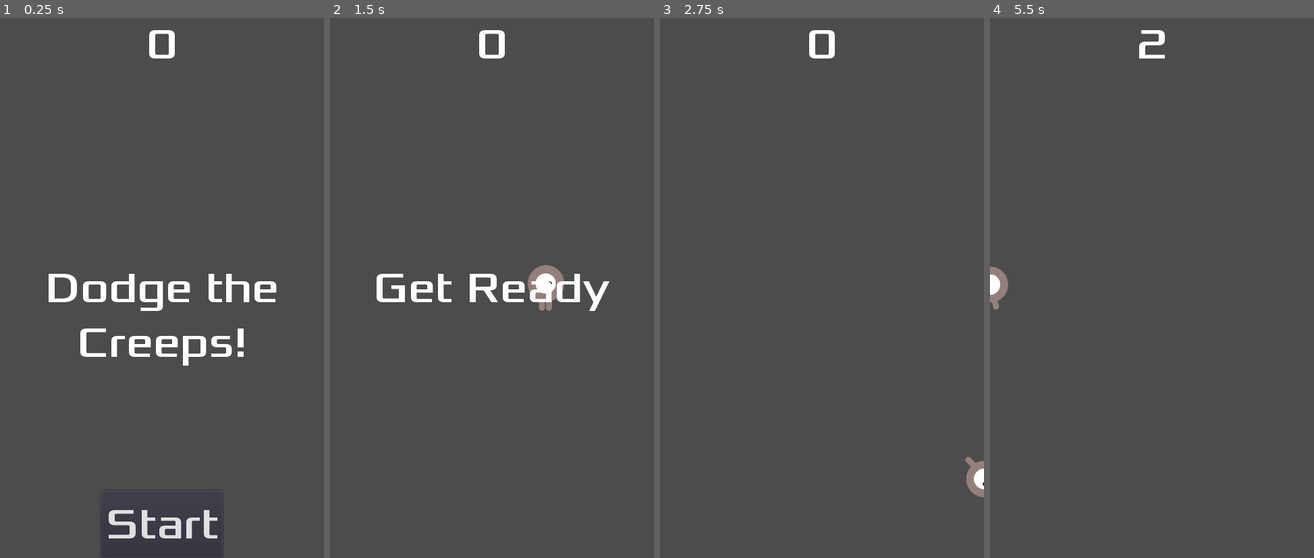
Above: before the commit, frames 1-4 (left to right).
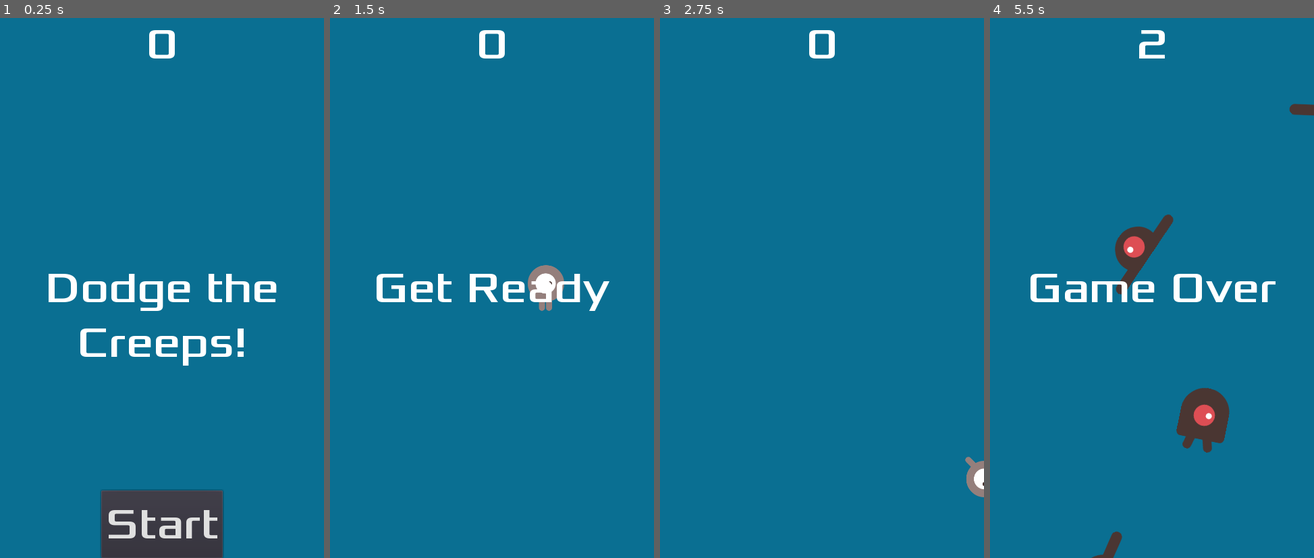
Above: after the commit, the same moments.

Repository: MarlonC-A/learning-godot-on-lockdown
Game: Godot game, scene res://Main.tscn
Two runs of this game, one before a commit and one after it. Both use one fixed random seed, a clock stepped at 60 frames per second and the inputs below.
Inputs:
- Up to frame 1 (0.25 s): no input
- Up to frame 2 (1.5 s): click "Start" at 0.5 s; tap Enter at 1.25 s; hold Right (ui_right) from 1.28 s (still down)
- Up to frame 3 (2.75 s): release Right (ui_right) at 2.03 s; hold Down (ui_down) from 2.03 s (still down)
- Up to frame 4 (5.5 s): release Down (ui_down) at 2.78 s; hold Right (ui_right) 2.78-3.53 s; hold Up (ui_up) 3.53-4.28 s; hold Left (ui_left) from 4.28 s (still down)

The runs differ from the first frame. In frame 1, 93% of the frame differs, in the area x 0-100%, y 0-100%; in frame 2, 98%; in frame 3, 99%; in frame 4, 100%.

Commit message:
Arreglar bug que despawneaba a los creeps

Diff:
--- a/DodgeCreeps/Enemy.gd
+++ b/DodgeCreeps/Enemy.gd
@@ -9,3 +9,6 @@
 
 func _on_Visibility_screen_exited():
 	queue_free()
+
+func _on_start_game():
+	queue_free()
--- a/DodgeCreeps/Enemy.tscn
+++ b/DodgeCreeps/Enemy.tscn
@@ -50,4 +50,4 @@
 shape = SubResource( 2 )
 
 [node name="VisibilityNotifier2D" type="VisibilityNotifier2D" parent="."]
-[connection signal="screen_entered" from="VisibilityNotifier2D" to="." method="_on_Visibility_screen_exited"]
+[connection signal="screen_exited" from="VisibilityNotifier2D" to="." method="_on_Visibility_screen_exited"]
--- a/DodgeCreeps/Main.gd
+++ b/DodgeCreeps/Main.gd
@@ -32,7 +32,8 @@
 	add_child(mob)
 	var direction = $MobPath/MobSpawnLoc.rotation + PI / 2
 	mob.position = $MobPath/MobSpawnLoc.position
-	direction += rand_range(0, PI/2)
+	direction += rand_range(-PI / 4, PI / 4)
 	mob.rotation = direction
 	mob.linear_velocity = Vector2(rand_range(mob.min_speed, mob.max_speed), 0)
 	mob.linear_velocity = mob.linear_velocity.rotated(direction)
+	$HUD.connect("start_game", mob, "_on_start_game")
--- a/DodgeCreeps/Main.tscn
+++ b/DodgeCreeps/Main.tscn
@@ -13,6 +13,14 @@
 [node name="Main" type="Node2D"]
 script = ExtResource( 1 )
 Enemy = ExtResource( 4 )
+
+[node name="ColorRect" type="ColorRect" parent="."]
+margin_right = 480.0
+margin_bottom = 904.0
+color = Color( 0.0392157, 0.435294, 0.572549, 1 )
+__meta__ = {
+"_edit_use_anchors_": false
+}
 
 [node name="Jugador" parent="." instance=ExtResource( 2 )]
 position = Vector2( 240, 416 )
